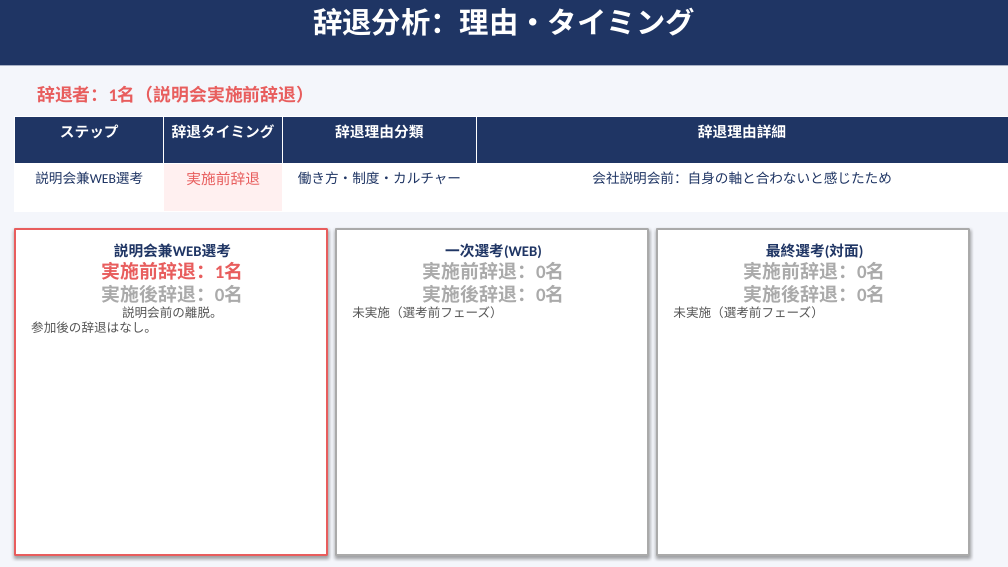
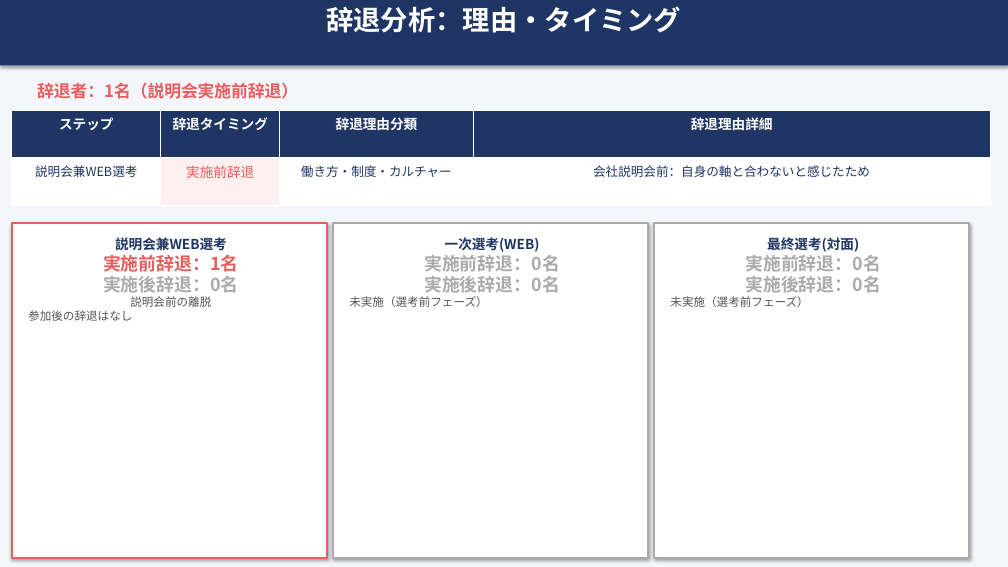
Before and after one commit to syoukaku007-star/daiki, a slide deck: slide 7 of 上位校採用分析レポート_2026_v2.pptx. Drawn at 1008x567 pixels with LibreOffice and Linux fonts; fonts in the diff are those of the drawing. Boxes give left, top, right and bottom in pixels: in the first picture for what was removed or moved away, otherwise in the second. Text is boxed around its words. In the diff, an @@ line names an element or a change of style, - is before the commit and + after.

```diff
--- a/上位校採用分析レポート_2026_v2.pptx
+++ b/上位校採用分析レポート_2026_v2.pptx
@@ rectangle at [0, 0, 1008, 66]: shadow on @@
@@ text in rectangle at [313, 8, 695, 36]: text removed @@
-辞退分析：理由・タイミング
@@ text added at [326, 6, 681, 33], 26 pt, text #FFFFFF, bold @@
+辞退分析：理由・タイミング
@@ text "辞退者：1名（説明会実施前辞退）" at [37, 82, 298, 99]: size 17 to 16 pt, font Calibri to Noto Sans CJK JP @@
@@ table at [12, 110, 991, 206] @@
@@ size 14 to 13 pt in "ステップ", "辞退タイミング", "辞退理由分類", "辞退理由詳細" and 1 more places @@
@@ font Calibri to Noto Sans CJK JP @@
@@ size 13 to 12 pt in "説明会兼WEB選考", "働き方・制度・カルチャー", "会社説明会前：自身の軸と合わないと感じたため" @@
@@ table: place and size @@
-table at [15, 116, 1008, 212]
+table at [12, 110, 991, 206]
@@ rectangle: place and size @@
-rectangle at [15, 229, 327, 555]
+rectangle at [12, 223, 327, 558]
@@ rectangle at [12, 223, 327, 558]: outline #E85D5D 2 pt to #E85D5D 1.5 pt @@
@@ text at [103, 237, 239, 297]: size 14 to 13 pt in "説明会兼WEB選考"; font Calibri to Noto Sans CJK JP in "説明会兼WEB選考", "実施前辞退：1名", "実施後辞退：0名"; size 18 to 17 pt in "実施前辞退：1名", "実施後辞退：0名" @@
@@ rectangle: place and size @@
-rectangle at [336, 229, 648, 555]
+rectangle at [333, 223, 649, 558]
@@ rectangle at [333, 223, 649, 558]: outline #AAAAAA 2 pt to #AAAAAA 1.5 pt @@
@@ text "一次選考(WEB)" at [349, 237, 560, 307]: size 14 to 13 pt in "一次選考(WEB)"; font Calibri to Noto Sans CJK JP; size 18 to 17 pt in "実施前辞退：0名", "実施後辞退：0名"; size 12 to 11 pt in "未実施（選考前フェーズ）" @@
@@ rectangle at [654, 223, 969, 558]: outline #AAAAAA 2 pt to #AAAAAA 1.5 pt @@
@@ rectangle: place and size @@
-rectangle at [657, 229, 969, 555]
+rectangle at [654, 223, 969, 558]
@@ text "最終選考(対面)" at [670, 237, 881, 307]: size 14 to 13 pt in "最終選考(対面)"; font Calibri to Noto Sans CJK JP; size 18 to 17 pt in "実施前辞退：0名", "実施後辞退：0名"; size 12 to 11 pt in "未実施（選考前フェーズ）" @@
@@ text at [28, 296, 211, 321]: text changed; size 12 to 11 pt; font Calibri to Noto Sans CJK JP @@
-説明会前の離脱。
-参加後の辞退はなし。
+説明会前の離脱
+参加後の辞退はなし
```
Also in this commit, not shown: 7 other slides changed.
